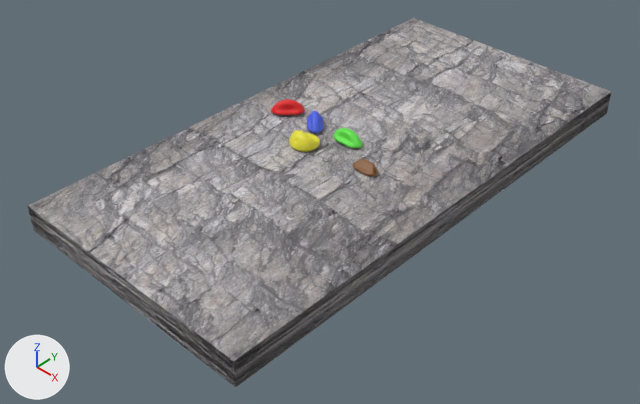
The Blender file models/climbing holds.blend: old version first, new version second.
Before and after are seen from a 50 mm lens placed at (1.8, -2.04, 1.71), pointed at (0.01, -0.15, -0.18). Arrows for +X, +Y and +Z are at lower left; the lights stay in place. The first picture is the older version.

Before the edit, the objects in view are built like this:
```python
ob_cube = bpy.data.objects.new('Cube', me_cube)
ob_cube.location = (0.0, 0.0, -0.056)
ob_cube.scale = (0.5, 1.0, 0.05)
ob_jug1center = bpy.data.objects.new('Jug1Center', me_ch3_s)
ob_jug1center.location = (0.0, 0.0, 0.0)
ob_jug1center.scale = (0.001, 0.001, 0.001)
ob_jug1left = bpy.data.objects.new('Jug1Left', me_ch3_s_001)
ob_jug1left.location = (-0.306, 0.0, 0.0)
ob_jug1left.rotation_euler = (0.0, 0.0, 0.785)  # degrees (0, 0, 45)
ob_jug1left.scale = (0.001, 0.001, 0.001)
ob_jug1right = bpy.data.objects.new('Jug1Right', me_ch3_s_002)
ob_jug1right.location = (-0.163, 0.0, 0.0)
ob_jug1right.rotation_euler = (0.0, 0.0, -0.785)  # degrees (0, 0, -45)
ob_jug1right.scale = (0.001, 0.001, 0.001)
ob_jug3 = bpy.data.objects.new('Jug3', me_ch4_s)
ob_jug3.location = (-0.104, -0.108, 0.0)
ob_jug3.scale = (0.001, 0.001, 0.001)
```
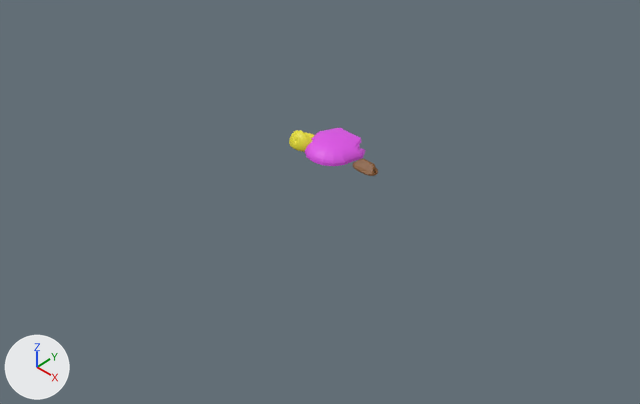
Scene script edits in JSON lines:
```json
{"op": "add", "block": "mat_cyan", "code": ["mat_cyan = principled_material('Cyan')", "mat_cyan.base_color = (0.734, 0.0816, 0.8)  # pink #de51e7"]}
{"block": "me_ch3_s_001", "where": "# used by ob_jug1left; location = (-0.306, 0.0, 0.0); rotation_euler = (0.0, 0.0, 0.785), in degrees (0, 0, 45); scale = (0.001, 0.001, 0.001)"}
{"op": "remove", "block": "me_ch3_s_001", "code": "me_ch3_s_001.from_pydata(...)  # 340 vertices, 340 faces; spans x -65.3..63.9, y -30.4..30.4, z 0.5..51.6"}
{"op": "add", "block": "me_ch3_s_001", "code": "me_ch3_s_001.from_pydata(...)  # 306 vertices, 294 faces; spans x -100.0..100.0, y -100.0..100.0, z -100.0..100.0"}
{"block": "me_ch3_s_001", "change": "me_ch3_s_001 part 1"}
{"block": "me_ch3_s_001", "change": "121 vertices are removed from x -65.3..63.9, y -30.4..30.4, z 0.5..22.5"}
{"block": "me_ch3_s_001", "change": "159 faces are deleted"}
{"block": "me_ch3_s_001", "change": "50 vertices move from x -62.8..62.8, y -29.7..26.7, z 6.3..40.1 to x -61.3..61.2, y -33.6..25.5, z -0.1..39.9"}
{"block": "me_ch3_s_001", "change": "29 vertices are added at x -63.0..62.8, y -35.1..29.9, z -0.1"}
{"block": "me_ch3_s_001", "change": "49 new faces join them, smooth"}
{"block": "me_ch3_s_001", "change": "other edits to the shape of me_ch3_s_001 do not show in these pictures"}
{"op": "add", "block": "me_sphere", "code": ["me_sphere = bpy.data.meshes.new('Sphere')", "me_sphere.from_pydata(...)  # 130 vertices, 128 faces; spans x -0.111..0.111, y -0.172..0.02, z -0.05..0.05", "me_sphere.materials.append(mat_cyan)  # pink #de51e7"]}
{"op": "add", "block": "ob_cube", "code": "ob_cube.hide_set(True)"}
{"op": "add", "block": "ob_jug1center", "code": "ob_jug1center.hide_set(True)"}
{"op": "set", "path": "ob_jug1left.location", "old": "(-0.306, 0.0, 0.0)", "new": "(0.0, 0.0, 0.0)"}
{"op": "add", "block": "ob_jug1left", "code": "ob_jug1left.hide_set(True)"}
{"op": "add", "block": "ob_jug1right", "code": "ob_jug1right.hide_set(True)"}
{"op": "add", "block": "ob_jug2", "code": ["ob_jug2 = bpy.data.objects.new('Jug2', me_sphere)", "ob_jug2.location = (0.0, -0.011, 0.0)"]}
```

Boxes [x1, y1, x2, y2] around the edits, measured in the pictures (640 x 404 px):
```json
{"object": "Cube", "change": "hidden", "before": [28, 18, 612, 387]}
{"object": "Jug2", "change": "added", "after": [304, 128, 365, 166], "on screen": "pink"}
{"object": "Jug1Left", "change": "hidden", "before": [271, 100, 305, 115], "on screen": "red"}
{"object": "Jug1Center", "change": "hidden", "before": [333, 128, 363, 148], "on screen": "green"}
{"object": "Jug1Right", "change": "hidden", "before": [307, 111, 324, 133]}
{"part": 1, "of": "me_ch3_s_001", "change": "cut back", "before": [271, 102, 305, 115]}
```
